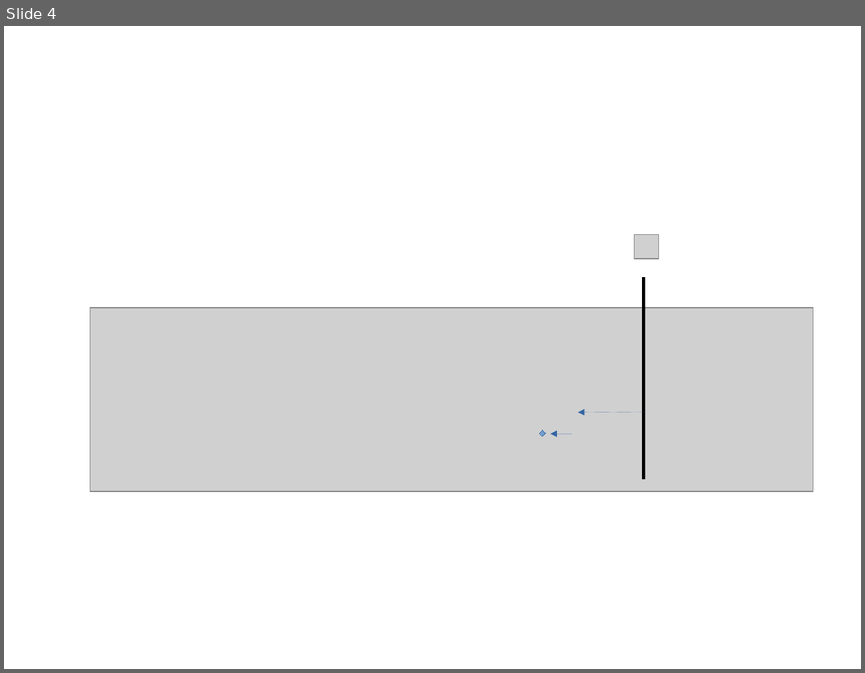
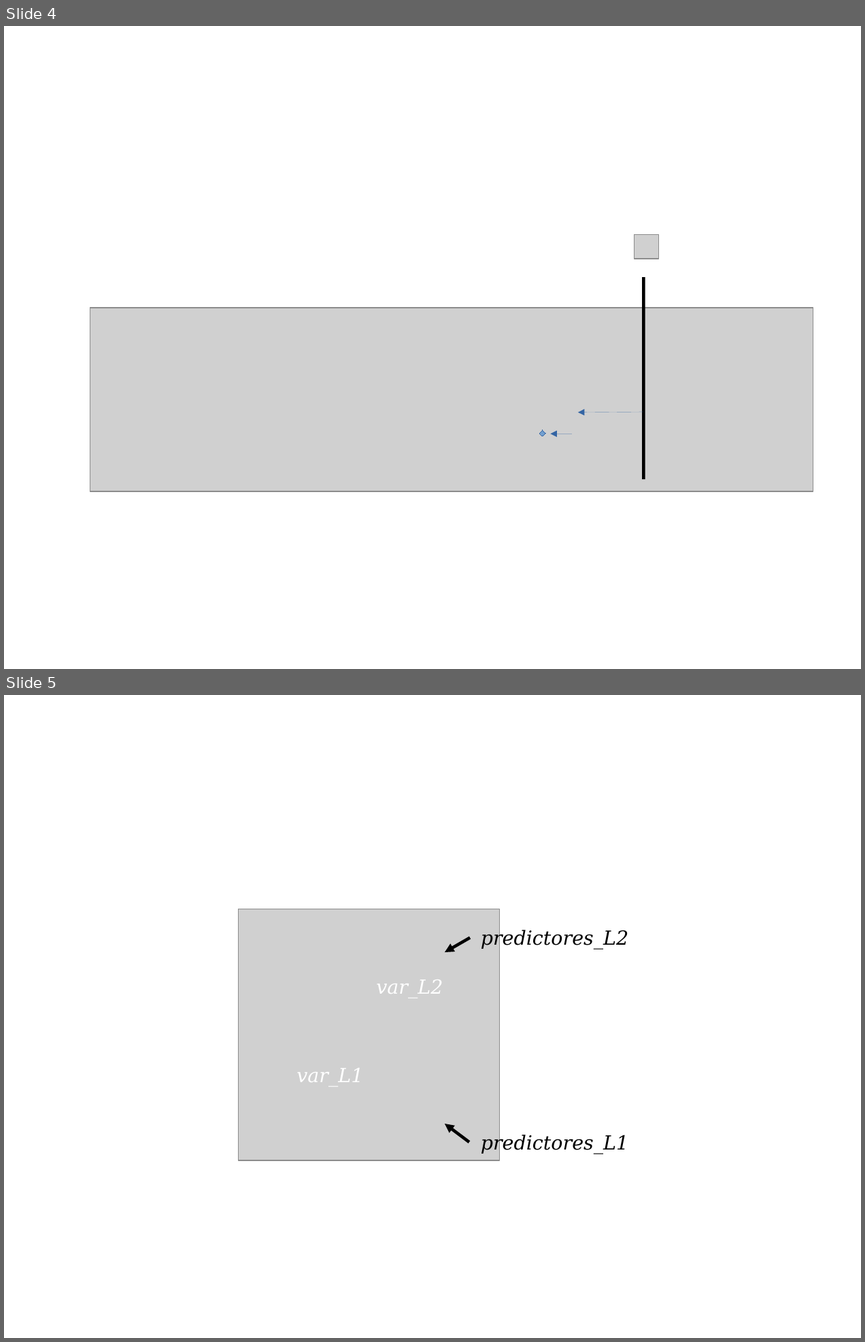
Before and after one commit to cursos-metodos-facso/multinivel, a slide deck: static/images/varias.odp. Shown one above the other, each under a label of ours: slide 4 before the commit, slides 4 and 5 after it. The pictures are 865x673 and 865x1342 pixels, drawn with LibreOffice and Linux fonts; fonts in the diff are those of the drawing; grey boxes stand for pictures; background and template pictures are left out. Boxes give left, top, right and bottom in pixels: in the first picture for what was removed or moved away, otherwise in the second. Text is boxed around its words. In the diff, an @@ line names an element or a change of style, - is before the commit and + after.

```diff
--- a/static/images/varias.odp
+++ b/static/images/varias.odp
@@ slide 5 added at (4, 695, 861, 1338), background #FFFFFF @@
@@ picture added at (238, 909, 500, 1160) @@
@@ arrow added from (470, 938) to (445, 952), #000000 2.83 pt @@
@@ text added at (481, 929, 628, 949), 18 pt, text #000000, italic @@
+predictores_L2
@@ text added at (376, 979, 443, 994), 18 pt, text #FFFFFF, italic @@
+var_L2
@@ text added at (296, 1068, 363, 1082), 18 pt, text #FFFFFF, italic @@
+var_L1
@@ arrow added from (469, 1142) to (445, 1123), #000000 2.83 pt @@
@@ text added at (481, 1134, 628, 1153), 18 pt, text #000000, italic @@
+predictores_L1
```
Also in this commit, not shown: 5 other files.
